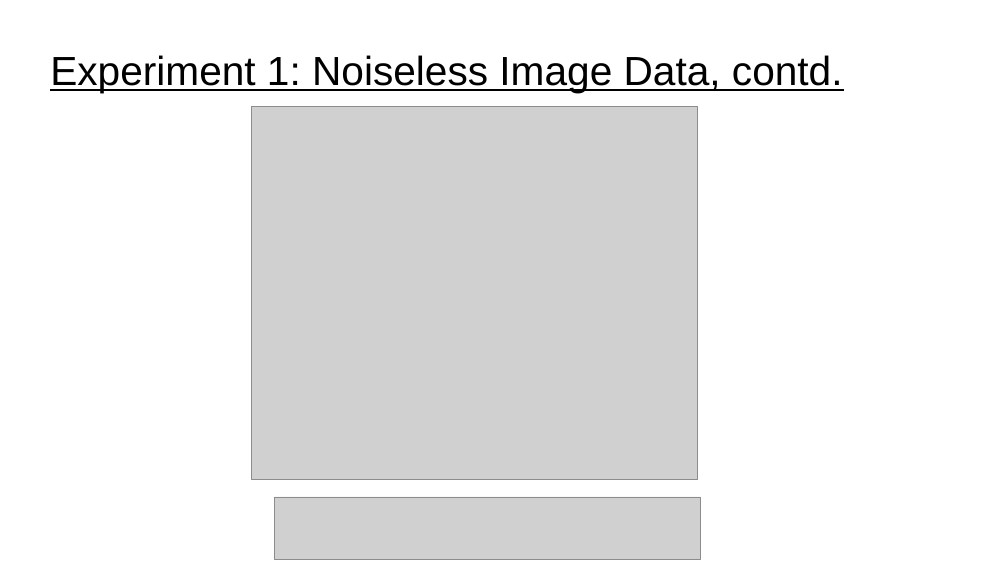
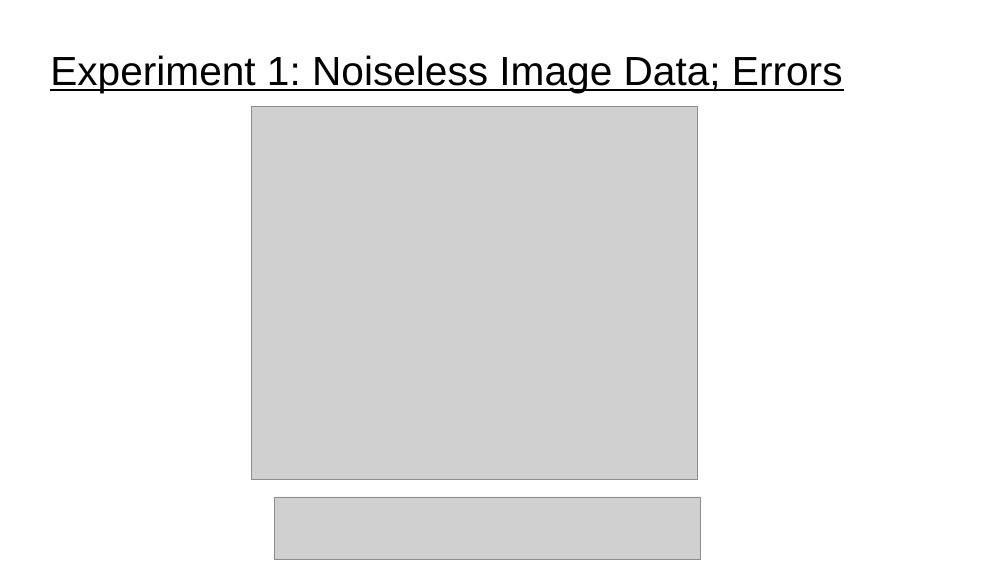
Before and after one commit to UVADS/distributed_computing, a slide deck: slide 17 of 12_vector_store/random_projection.ppt (slide 13 before the commit). Drawn at 1008x567 pixels with LibreOffice and Linux fonts; fonts in the diff are those of the drawing; grey boxes stand for pictures. Boxes give left, top, right and bottom in pixels: in the first picture for what was removed or moved away, otherwise in the second. Text is boxed around its words. In the diff, an @@ line names an element or a change of style, - is before the commit and + after.

```diff
--- a/12_vector_store/random_projection.ppt
+++ b/12_vector_store/random_projection.ppt
@@ title at bbox=[50, 55, 843, 93]: text changed @@
-Experiment 1: Noiseless Image Data, contd.
+Experiment 1: Noiseless Image Data; Errors
```
Also in this commit, not shown: 6 other slides changed, 5 slides added, 3 other files.
